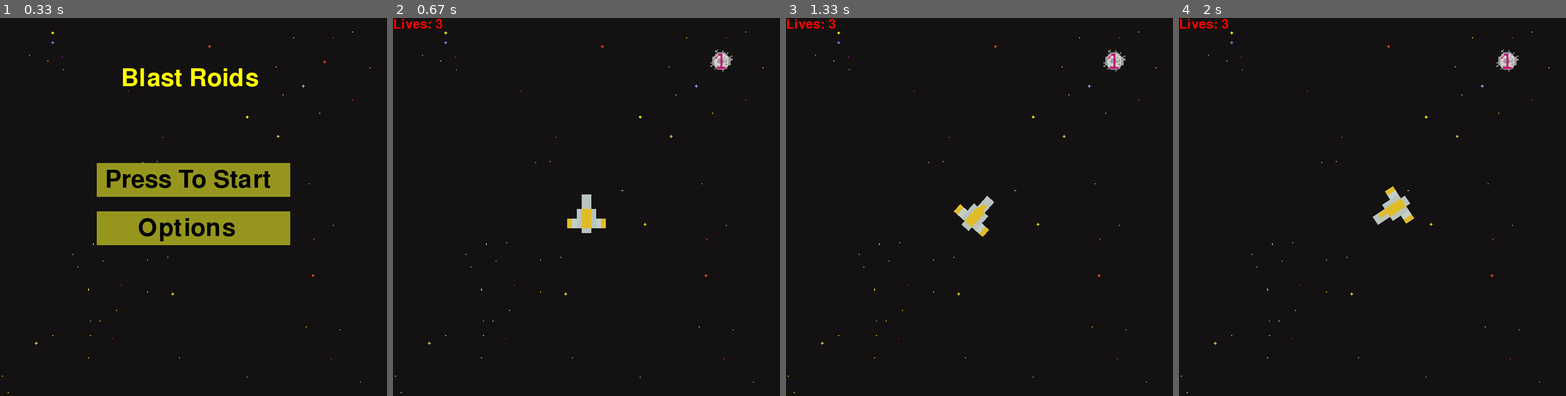
Above: before the commit, frames 1-4 (left to right).
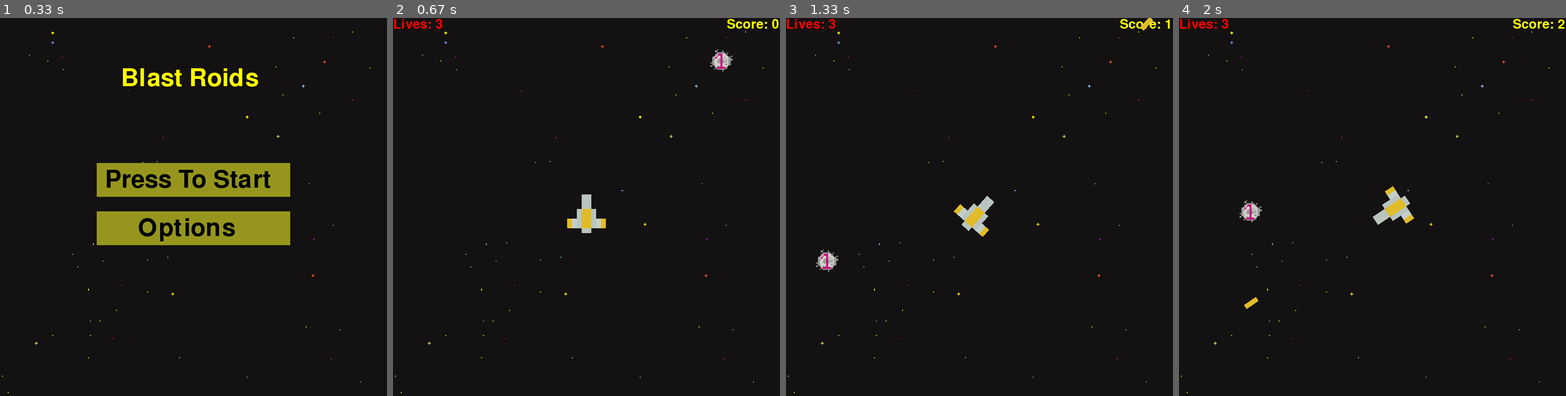
Above: after the commit, the same moments.

Repository: mrmastercat604me/pygame_project
Game: pygame game, started from maingame.py
Same seed, same stepped clock (60 frames per second), same inputs: the game is played once before the commit and once after it.
Inputs (mouse positions are in pixels of both pictures, inside the frame that each line leads up to):
- Up to frame 1 (0.33 s): no input
- Up to frame 2 (0.67 s): click "Press To Start" at 0.38 s
- Up to frame 3 (1.33 s): click (886, 214) at 0.72 s; click (1145, 25) at 1.05 s, where only the run after the commit has a clickable "Score: 0"
- Up to frame 4 (2 s): hold D 1.5-1.97 s; click (1252, 301) at 1.58 s

Frame 1 is identical in both runs. In frame 2, 0.2% of the frame differs, in the area x 86-100%, y 0-3%; in frame 3, 0.6%; in frame 4, 0.6%, in the area x 15-100%, y 0-77%.

Commit message:
STILL WORKING ON LASERS MOVING

Diff:
--- a/maingame.py
+++ b/maingame.py
@@ -71,6 +71,8 @@
     click = False
     Velocity = 7
     laser_vel = 0
+    lives = 3
+    score = 0
 
     if color == "yellow":
         shipimage = pygame.image.load("assets/pixel_ship_yellow.png")
@@ -102,8 +104,6 @@
 
     laser_rect = laser.get_rect()
     laser_rect.center = (-100,-100)
-
-    lives = 3
 
     screen.fill((0,0,0))
     while running:
@@ -143,11 +143,29 @@
             lives -= 1
             enemyimage_rect.x = random.randint(20,780)
             enemyimage_rect.y = random.randint(20,780)
+        if laser_rect.colliderect(enemyimage_rect):
+            score += 1
+            enemyimage_rect.x = random.randint(20,780)
+            enemyimage_rect.y = random.randint(20,780)
+        if laser_rect.x >= 800 or laser_rect.x <= 0:
+            if laser_rect.y >= 800 or laser_rect.x <= 0:
+                laser_vel = 0
+                pew = False
+
+        if shipimage_rect.centerx == 0:
+            shipimage_rect.centerx = 760
+        if shipimage_rect.centerx == 780:
+            shipimage_rect.centerx = 20
+        if shipimage_rect.centery == 0:
+            shipimage_rect.centery = 780
+        if shipimage_rect.centery == 800:
+            shipimage_rect.centery = 20
 
         screen.blit(Backgroundimage,Backgroundimage_rec)
 
         font = pygame.font.SysFont(None, 40)
         draw_text((f"Lives: {lives}"),font,(255,0,0),screen,0,0)
+        draw_text((f"Score: {score}"),font,(255,255,0),screen,690,0)
         font = pygame.font.SysFont(None, 75)
 
         screen.blit(enemyimage,enemyimage_rect)
@@ -158,19 +176,30 @@
             laser_rect.center = shipimage_rect.center
             mx, my = pygame.mouse.get_pos()
             dx,dy = mx - laser_rect.centerx, my - laser_rect.centery
-
             angle = math.degrees(math.atan2(-dy,dx)) - 90 #correction angle
             laser = pygame.transform.rotate(laser_first,angle)
             laser_rect = laser.get_rect(center = laser_rect.center)
             print("Pew")
             click = False
+            pew = True
         #DEBUG pygame.draw.rect(screen,(255,255,255),laser_rect,2)
 
-        if laser_rect.x >= 800 or laser_rect.x <= 0:
-            if laser_rect.y >= 800 or laser_rect.x <= 0:
-                laser_vel = 0
+        #  PSEUDO CODE
+            mx_constant_update,my_constant_update = pygame.mouse.get_pos()
+        if pew == True:
+            mx,my = mx_constant_update,my_constant_update
+
+            dx,dy = mx - laser_rect.centerx,my - laser_rect.centery
+            ## DO THESE TWO IN ONE STEP OF 1 CHANGE AT A TIME!!!
+            laser_rect.x += dx
+            laser_rect.y += dy
+        #
+        #
+        #
+        #
+
+
         screen.blit(laser,laser_rect)
-
         pygame.display.update()
         mainClock.tick(60)
 
